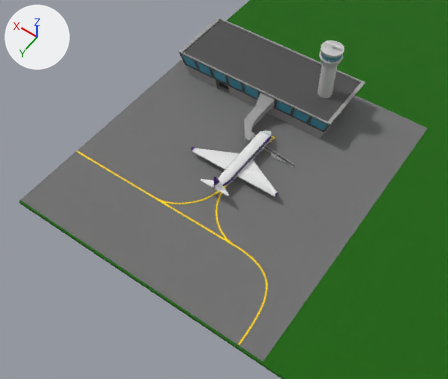
Before and after pictures for a commit that changed the glTF model dist/scene.ff4dff5e.glb.
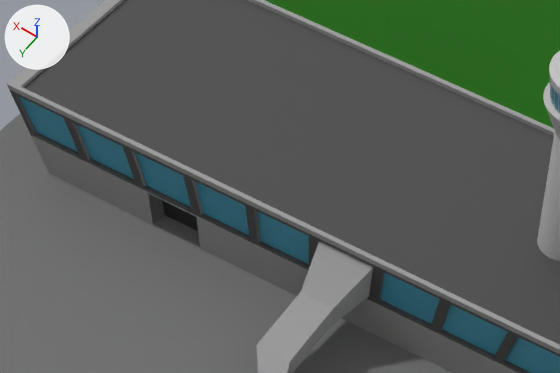
There are two pictures of each version: one whole from a 50 mm lens placed at (4.94, 21.38, 14.41), pointed at (11.31, 12.46, 0.41), one close up on the part from 39% to 72% of the width and 8% to 34% of the height. Arrows for +X, +Y and +Z are at upper left; the lights stay in place. Where no turn or scale is listed for an object, it has been applied to the vertices.

The first close-up shows 'AirportControlTower', 'AirportTerminal', 'Ground', 'Plane'.
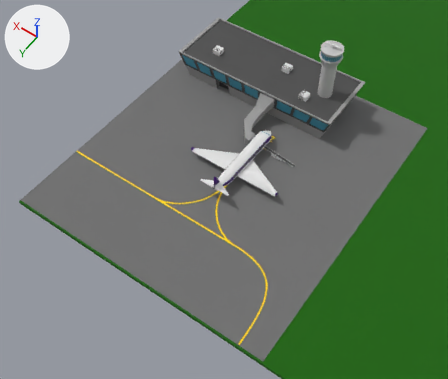
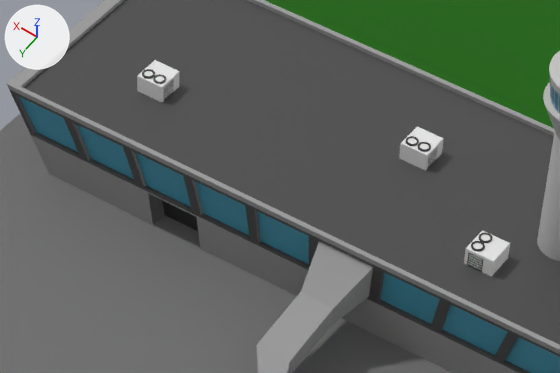
Boxes [x1, y1, x2, y2] around the edits, measured in the close-ups (560 x 373 px):
'Cube', added
    after: [464, 230, 510, 277]
    faces in mat_airplanewhite (white #e7e7e7): [464, 230, 510, 277]
    faces in mat_jetwalkwheel (black #303030): [467, 233, 492, 272]
'Cube.001', added
    after: [399, 127, 444, 171]
    faces in mat_airplanewhite (white #e7e7e7): [399, 127, 444, 171]
    faces in mat_jetwalkwheel (black #303030): [406, 136, 438, 168]
'Cube.002', added
    after: [137, 60, 179, 102]
    faces in mat_airplanewhite (white #e7e7e7): [137, 60, 179, 102]
    faces in mat_jetwalkwheel (black #303030): [142, 69, 173, 100]

The change, as a diff of the scene's bpy script:
```diff
--- a/dist/scene.ff4dff5e.glb.py
+++ b/dist/scene.ff4dff5e.glb.py
@@ me_cube_011 @@
+me_cube_011.from_pydata(...)  # 366 vertices, 720 faces; spans x -0.109..0.153, y -0.178..0.083, z -0.216..0.058
+# faces by material slot: [178, 542]
+me_cube_011.materials.append(mat_airplanewhite)  # white #e7e7e7
+me_cube_011.materials.append(mat_jetwalkwheel)  # black #303030
@@ me_cube_008 @@
+me_cube_008.from_pydata(...)  # 366 vertices, 720 faces; spans x 11.0..11.261, y 8.312..8.575, z 0.877..1.152
+# faces by material slot: [178, 542]
+me_cube_008.materials.append(mat_airplanewhite)  # white #e7e7e7
+me_cube_008.materials.append(mat_jetwalkwheel)  # black #303030
@@ ob_cube_002 @@
+ob_cube_002 = bpy.data.objects.new('Cube.002', me_cube_011)
+ob_cube_002.location = (14.526, 8.3, 1.094)
@@ ob_cube_001 @@
+ob_cube_001 = bpy.data.objects.new('Cube.001', me_cube_011.copy())
+ob_cube_001.location = (12.214, 7.718, 1.094)
@@ ob_cube @@
+ob_cube = bpy.data.objects.new('Cube', me_cube_008)
+ob_cube.location = (0.0, 0.0, 0.0)
```
